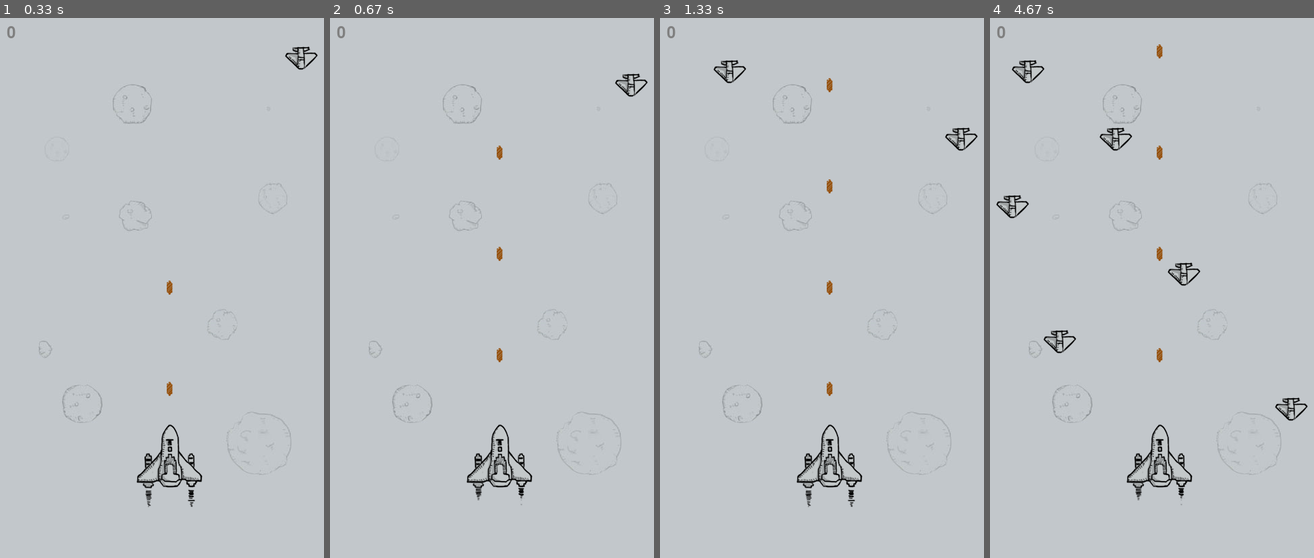
Above: before the commit, frames 1-4 (left to right).
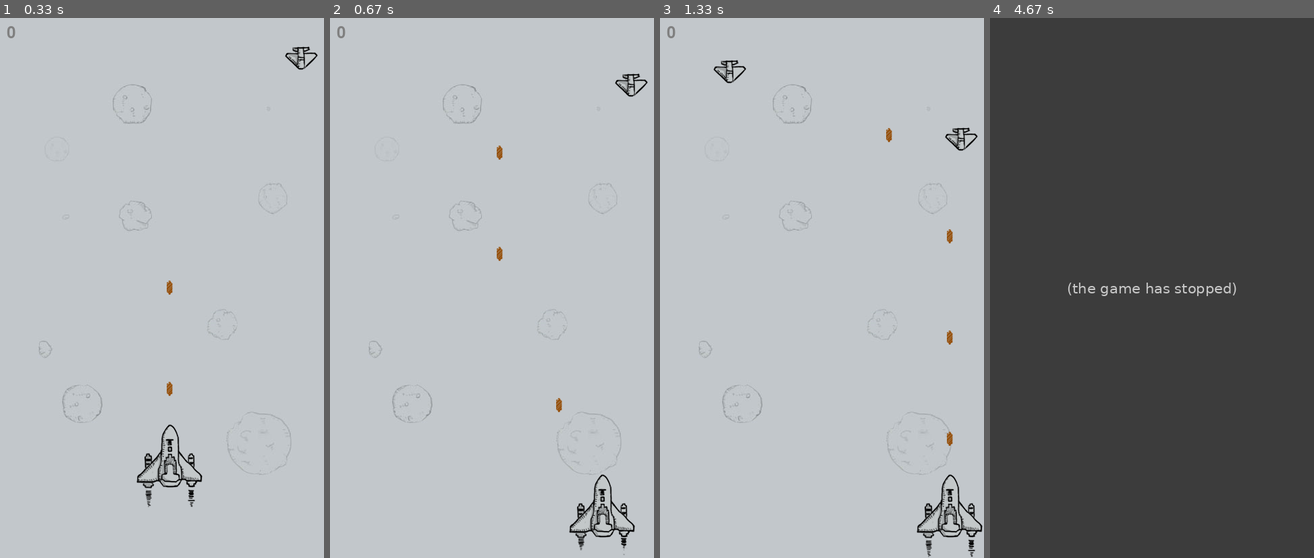
Above: after the commit, the same moments.

Repository: yb123speed/pygadgets
Game: pygame game, started from aircraftwar/game.py
Two runs of this game, one before a commit and one after it. Both use one fixed random seed, a clock stepped at 60 frames per second and the inputs below.
Inputs:
- Up to frame 1 (0.33 s): no input
- Up to frame 2 (0.67 s): hold S from 0.33 s (still down); hold Right from 0.33 s (still down)
- Up to frame 3 (1.33 s): release S at 0.8 s; release Right at 0.8 s
- Up to frame 4 (4.67 s): hold W 1.33-1.8 s; hold A 2.33-2.87 s; hold Down 2.9-3.2 s; hold A 3.23-3.63 s; hold Up 3.67-4.03 s

Frame 1 is identical in both runs. In frame 2, 1.7% of the frame differs, in the area x 42-95%, y 61-100%; in frame 3, 2.0%; in frame 4, 99%, in the area x 0-100%, y 0-100%.
Error after the commit: IndexError: list index out of range (game.py line 202); the game stopped at 4.53 s (later frames are placeholders)

Commit message:
Finished

Diff:
--- a/aircraftwar/game.py
+++ b/aircraftwar/game.py
@@ -228,22 +228,41 @@
     text_rect.topleft = [10, 10]
     screen.blit(score_text, text_rect)
 
-
-    # 监听键盘事件
-    key_pressed = pygame.key.get_pressed()
-    if key_pressed[K_UP]:
-        player_pos[1] -= 3
-    if key_pressed[K_DOWN]:
-        player_pos[1] += 3
-    if key_pressed[K_LEFT]:
-        player_pos[0] -= 3
-    if key_pressed[K_RIGHT]:
-        player_pos[0] += 3
-
     # 更新屏幕
     pygame.display.update()
+
     # 处理游戏退出
     for event in pygame.event.get():
         if event.type == pygame.QUIT:
             pygame.quit()
             exit()
+
+    # 获取键盘事件（上下左右按键）
+    key_pressed = pygame.key.get_pressed()
+
+    # 处理键盘事件（移动飞机的位置）
+    if key_pressed[K_w] or key_pressed[K_UP]:
+        player.moveUp()
+    if key_pressed[K_s] or key_pressed[K_DOWN]:
+        player.moveDown()
+    if key_pressed[K_a] or key_pressed[K_LEFT]:
+        player.moveLeft()
+    if key_pressed[K_d] or key_pressed[K_RIGHT]:
+        player.moveRight()
+
+# 游戏Game Over后显示最终得分
+font = pygame.font.Font(None, 48)
+text = font.render('Score: '+ str(score), True, (255, 0, 0))
+text_rect = text.get_rect()
+text_rect.centerx = screen.get_rect().centerx
+text_rect.centery = screen.get_rect().centery + 24
+screen.blit(game_over, (0, 0))
+screen.blit(text, text_rect)
+
+# 显示得分并处理游戏退出
+while 1:
+    for event in pygame.event.get():
+        if event.type == pygame.QUIT:
+            pygame.quit()
+            exit()
+    pygame.display.update()
